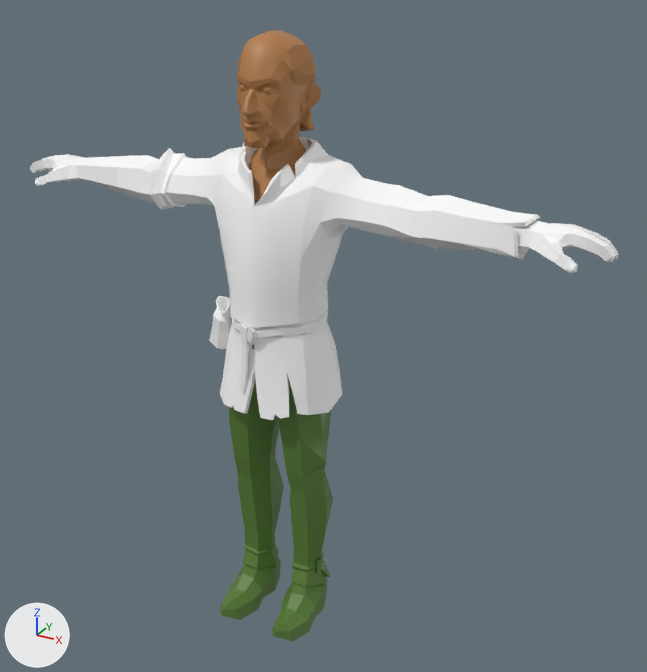
The Blender file VRBase/Assets/Models/Archery/Mann.blend as it was, and as the next commit left it.
Camera for both pictures: a 50 mm lens placed at (144.1, -202.3, 174.2), pointed at (28.1, 8.6, 68.8). Arrows for +X, +Y and +Z are at lower left; the lights stay in place.

The first picture shows 'PT_Male_Peasant_01_head', 'PT_Male_Peasant_01_lower', 'PT_Male_Peasant_01_upper'.
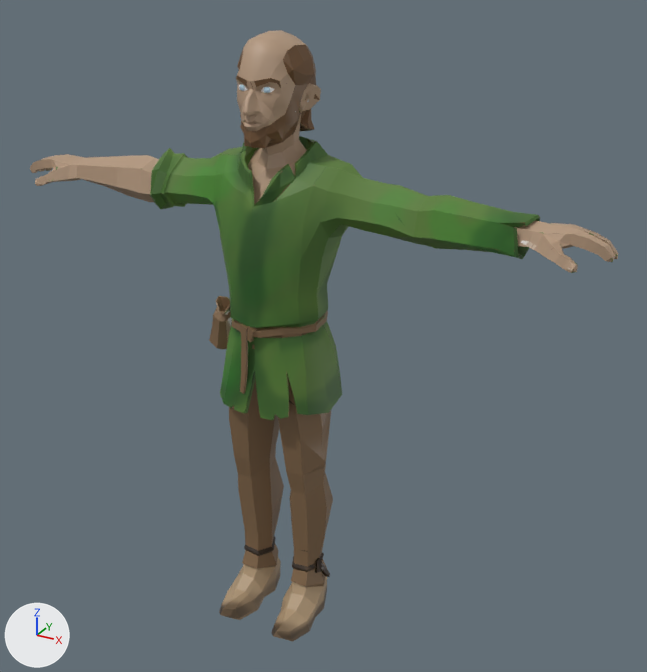
The newer file is also rescaled (x0.0101), turned or shifted as a whole; pictures and numbers use the older file's frame.

Changed parts and their boxes [x1, y1, x2, y2] in the pictures (647 x 672 px):
'PT_Male_Peasant_01_upper', surface changed (white to green): [30, 136, 618, 420] in both
'PT_Male_Peasant_01_lower', recoloured, surface changed (green to brown): [219, 345, 333, 641] in both
'PT_Male_Peasant_01_head', recoloured: [236, 30, 321, 205] in both

What changed in the scene script:
```text
Add img_man_001:
    img_man_001 = load_image('Man.001', '../../Materials/ManUnterKörper.png', 1024, 1024, 'sRGB')
Add img_mankopf_png:
    img_mankopf_png = load_image('ManKopf.png', '../../Materials/ManKopf.png', 1024, 1024, 'sRGB')
Add img_manoberkörper_png:
    img_manoberkörper_png = load_image('ManOberKörper.png', '../../Materials/ManOberKörper.png', 1024, 1024, 'sRGB')
Change mat_pt_npc_mat:
    remove mat_pt_npc_mat.base_color = (1.0, 1.0, 1.0)  # white #ffffff
    add mat_pt_npc_mat.texture = img_manoberkörper_png
Add mat_material:
    mat_material = principled_material('Material')
    mat_material.texture = img_man_001
Add mat_beige:
    mat_beige = principled_material('Beige')
    mat_beige.texture = img_mankopf_png
Change me_scene_003:
    where me_scene_003.from_pydata(...)  # 328 vertices, 624 faces; spans x -11.2..11.2, y 133.3..179.4, z -16.3..12.0
    remove me_scene_003.materials.append(mat_haut)  # orange #b47d49
    add me_scene_003.materials.append(mat_beige)  # picture img_mankopf_png
Change me_scene_004:
    where me_scene_004.from_pydata(...)  # 399 vertices, 752 faces; spans x -16.3..16.3, y -0.2..100.3, z -15.6..20.5
    used by ob_pt_male_peasant_01_lower; location = (16.7, 0.0, -25.8); rotation_euler = (1.571, 6.283, 0.0), in degrees (90, 360, 0)
    remove me_scene_004.materials.append(mat_green)  # green #597d35
    me_scene_004 part 1: texture (UV) coordinates of 752 of 752 faces, centred in x -15.4..15.4, y 0.0..100.0, z -14.9..18.7, changed; they spanned u 0.03..0.78, v 0.03..0.71 and now span u 0.0..1.0, v 0.0..0.91
    add me_scene_004.materials.append(mat_material)  # picture img_man_001
```
